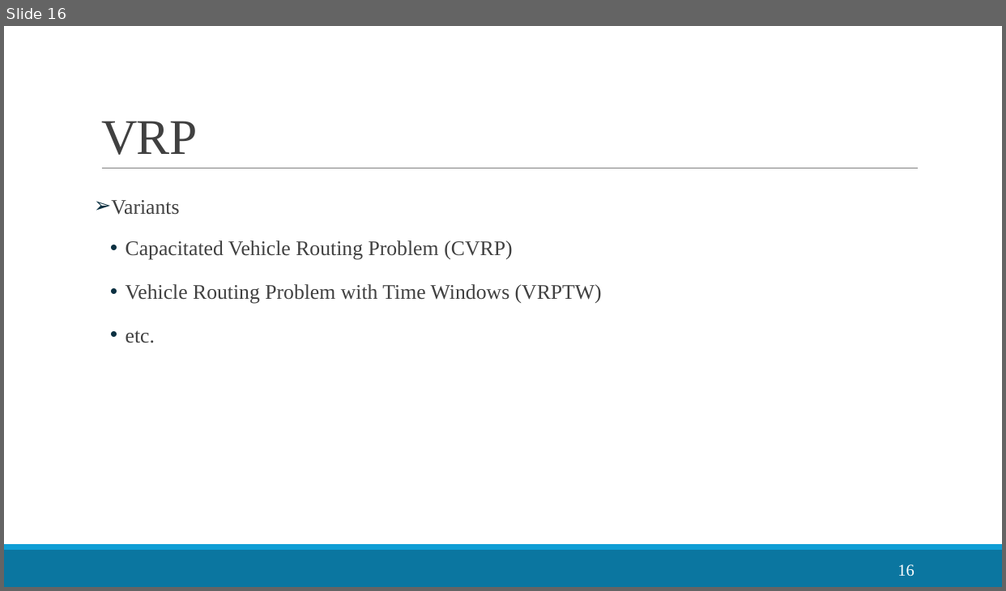
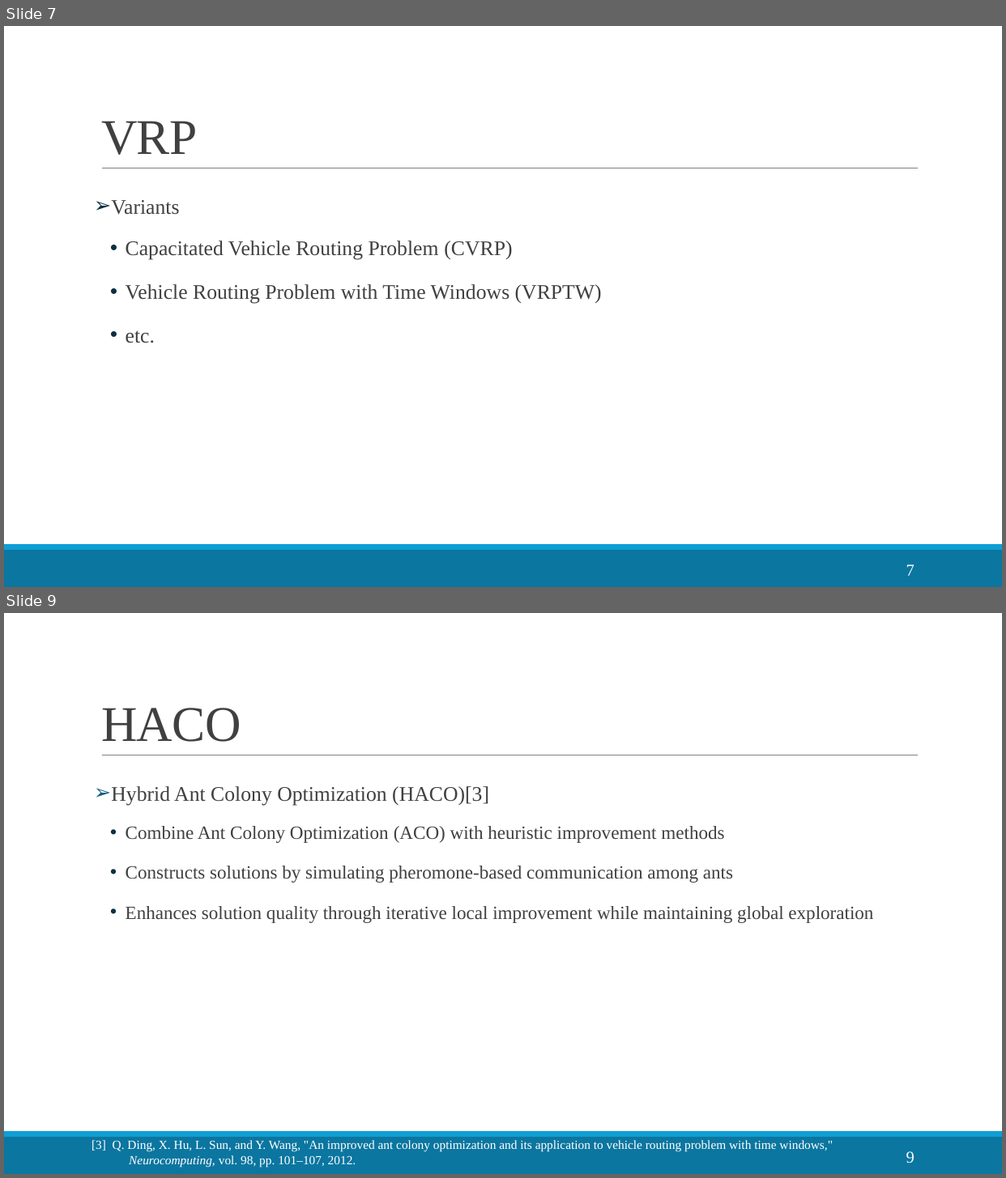
Before and after one commit to LloydGain/114_NTUT_Thesis, a slide deck: docs/thesis/114_楊宏傑_TCSE.pptx. Shown one above the other, each under a label of ours: slide 16 before the commit, slides 7 and 9 after it; the slides between them are not shown. The pictures are 1006x591 and 1006x1178 pixels, drawn with LibreOffice and Linux fonts; fonts in the diff are those of the drawing. Boxes give left, top, right and bottom in pixels: in the first picture for what was removed or moved away, otherwise in the second. Text is boxed around its words. In the diff, an @@ line names an element or a change of style, - is before the commit and + after.

```diff
--- a/docs/thesis/114_楊宏傑_TCSE.pptx
+++ b/docs/thesis/114_楊宏傑_TCSE.pptx
@@ slide 9 added at [4,613,1002,1174], background #FFFFFF; not listed: 3 template elements that a slide beside it also shows @@
@@ title added at [101,708,241,742], 48 pt, text #404040 @@
+HACO
@@ text added at [111,786,873,923], 18 pt, text #404040 @@
+➢ Hybrid Ant Colony Optimization (HACO)[3]
+  • Combine Ant Colony Optimization (ACO) with heuristic improvement methods
+  • Constructs solutions by simulating pheromone-based communication among ants
+  • Enhances solution quality through iterative local improvement while maintaining global exploration
@@ text added at [91,1140,833,1168], 12 pt, text #FFFFFF @@
+[3] Q. Ding, X. Hu, L. Sun, and Y. Wang, "An improved ant colony optimization and its application to vehicle routing problem with time windows," Neurocomputing, vol. 98, pp. 101–107, 2012.
@@ page number added at [906,1152,914,1164], 16 pt, text #FFFFFF @@
+9
@@ what was slide 16 is now slide 7 @@
@@ page number at [906,565,914,576]: text changed @@
-16
+7
```
Also in this commit, not shown: 9 slides changed, 3 other slides added, 12 slides removed, 6 other files.
